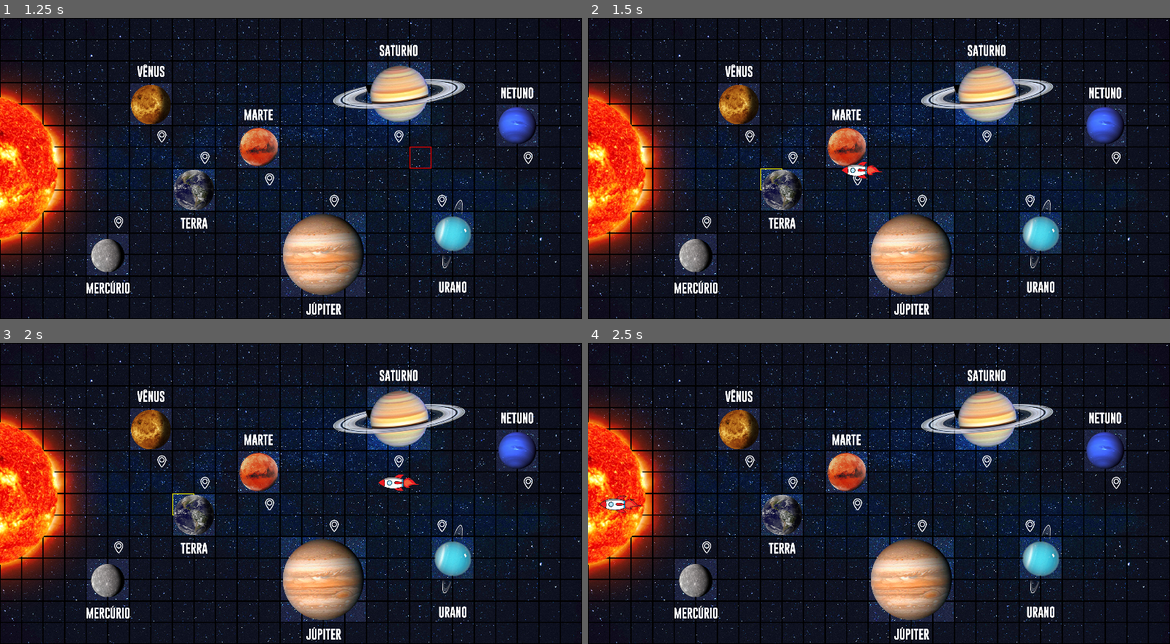
Above: before the commit, frames 1-4 (two rows, left to right).
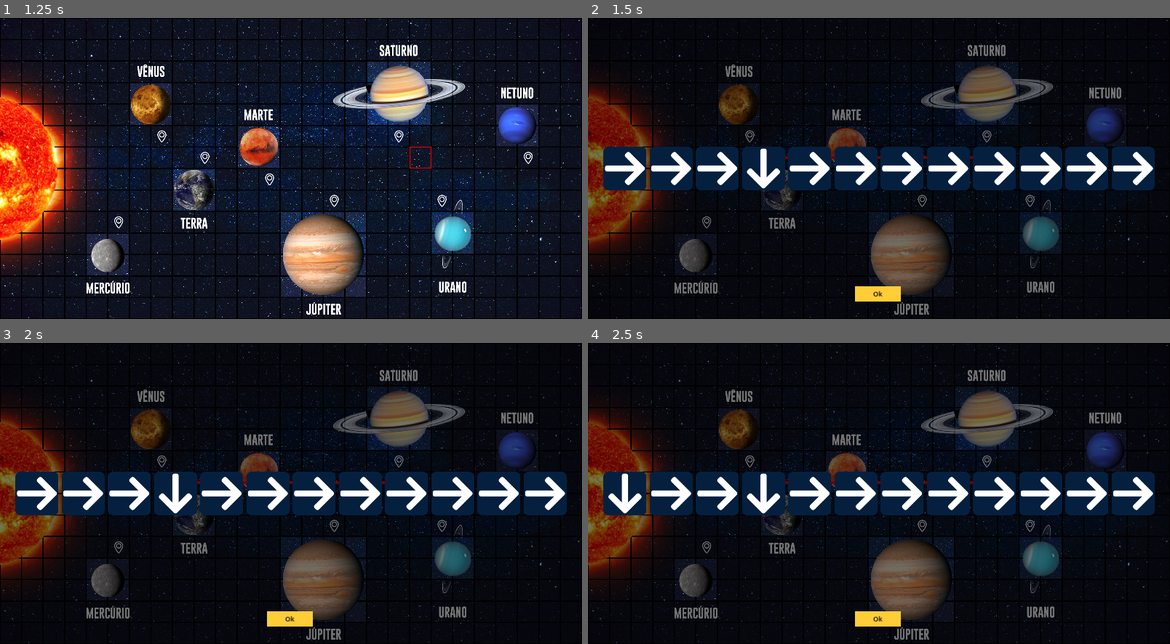
Above: after the commit, the same moments.

Repository: Equiel-1703/jogo-ExpPC
Game: Godot game, scene res://scenes/main.tscn
Same seed, same stepped clock (60 frames per second), same inputs: the game is played once before the commit and once after it.
Inputs (mouse positions are in pixels of both pictures, inside the frame that each line leads up to):
- Up to frame 1 (1.25 s): tap Enter at 0.5 s; move the mouse to (419, 153) at 0.52 s; press the mouse at (419, 153) at 0.53 s
- Up to frame 2 (1.5 s): tap Space at 1.25 s; move the mouse to (762, 183) at 1.27 s; release the mouse at (762, 183) at 1.28 s; click (762, 183) at 1.35 s
- Up to frame 3 (2 s): no input
- Up to frame 4 (2.5 s): click (622, 493) at 2.02 s

Frame 1 is identical in both runs. In frame 2, 36% of the frame differs, in the area x 0-100%, y 0-100%; in frame 3, 36%; in frame 4, 36%.

Commit message:
Fixed bugs in main_map and criar_path

Diff:
--- a/project.godot
+++ b/project.godot
@@ -12,7 +12,7 @@
 
 config/name="atividade-1-ExpPC"
 run/main_scene="res://scenes/main.tscn"
-config/features=PackedStringArray("4.1", "Mobile")
+config/features=PackedStringArray("4.2", "Mobile")
 config/icon="res://icon.svg"
 
 [autoload]
--- a/scenes/criar_path.tscn
+++ b/scenes/criar_path.tscn
@@ -1,6 +1,9 @@
-[gd_scene load_steps=2 format=3 uid="uid://cig2gpf3kuqkq"]
+[gd_scene load_steps=3 format=3 uid="uid://cig2gpf3kuqkq"]
 
 [ext_resource type="Script" path="res://scripts/criar_path.gd" id="1_xtxpk"]
+
+[sub_resource type="StyleBoxFlat" id="StyleBoxFlat_n3fof"]
+bg_color = Color(1, 0.805, 0.22, 1)
 
 [node name="CriarPath" type="Control"]
 layout_mode = 3
@@ -11,11 +14,35 @@
 grow_vertical = 2
 script = ExtResource("1_xtxpk")
 
+[node name="BG" type="ColorRect" parent="."]
+layout_mode = 0
+offset_right = 1890.0
+offset_bottom = 980.0
+color = Color(0, 0, 0, 0.54902)
+
 [node name="CenterContainer" type="CenterContainer" parent="."]
 layout_mode = 0
 offset_right = 1890.0
 offset_bottom = 980.0
 
-[node name="HBoxContainer" type="HBoxContainer" parent="CenterContainer"]
+[node name="PathButtons" type="HFlowContainer" parent="CenterContainer"]
 unique_name_in_owner = true
+custom_minimum_size = Vector2(1800, 0)
 layout_mode = 2
+theme_override_constants/h_separation = 10
+theme_override_constants/v_separation = 10
+alignment = 1
+
+[node name="Ok" type="Button" parent="."]
+custom_minimum_size = Vector2(150, 50)
+layout_mode = 2
+offset_left = 866.0
+offset_top = 873.0
+offset_right = 1016.0
+offset_bottom = 923.0
+theme_override_colors/font_color = Color(0, 0, 0, 1)
+theme_override_font_sizes/font_size = 22
+theme_override_styles/normal = SubResource("StyleBoxFlat_n3fof")
+text = "Ok"
+
+[connection signal="pressed" from="Ok" to="." method="_on_ok_pressed"]
--- a/scenes/main.tscn
+++ b/scenes/main.tscn
@@ -8,6 +8,7 @@
 [ext_resource type="Script" path="res://scripts/rocket.gd" id="6_42yqi"]
 [ext_resource type="Texture2D" uid="uid://bmjnhcqpa4h1g" path="res://res/MAPA_JOGO_OV.png" id="6_qi3it"]
 [ext_resource type="Texture2D" uid="uid://b6xc8csuuhutd" path="res://res/MAPA_JOGO.jpg" id="7_qtrjm"]
+[ext_resource type="PackedScene" uid="uid://cig2gpf3kuqkq" path="res://scenes/criar_path.tscn" id="9_qgmui"]
 
 [sub_resource type="TileSetAtlasSource" id="TileSetAtlasSource_s07oj"]
 texture = ExtResource("1_mv3ls")
@@ -39,21 +40,9 @@
 [node name="MainMap" type="TileMap" parent="."]
 unique_name_in_owner = true
 tile_set = SubResource("TileSet_ushug")
-cell_quadrant_size = 70
+rendering_quadrant_size = 70
 format = 2
-layer_1/name = ""
-layer_1/enabled = true
-layer_1/modulate = Color(1, 1, 1, 1)
-layer_1/y_sort_enabled = false
-layer_1/y_sort_origin = 0
-layer_1/z_index = 0
 layer_1/tile_data = PackedInt32Array()
-layer_2/name = ""
-layer_2/enabled = true
-layer_2/modulate = Color(1, 1, 1, 1)
-layer_2/y_sort_enabled = false
-layer_2/y_sort_origin = 0
-layer_2/z_index = 0
 layer_2/tile_data = PackedInt32Array()
 script = ExtResource("4_kdbj8")
 
@@ -74,3 +63,8 @@
 scale = Vector2(0.8, 0.8)
 texture = ExtResource("5_mjr6l")
 script = ExtResource("6_42yqi")
+
+[node name="CanvasLayer" type="CanvasLayer" parent="."]
+
+[node name="CriarPath" parent="CanvasLayer" instance=ExtResource("9_qgmui")]
+unique_name_in_owner = true
--- a/scripts/criar_path.gd
+++ b/scripts/criar_path.gd
@@ -1,16 +1,45 @@
 extends Control
 
+signal player_path_done(player_path: Array)
+
+var direction_button: PackedScene
+var path_commands_answer: Array
+
 func _ready():
-	# Load button scene
-	var button = preload("res://scenes/direction_button.tscn")
+	# Load direction_button scene
+	direction_button = preload("res://scenes/direction_button.tscn")
 
-	# Add button to the VBoxContainer
-	%HBoxContainer.add_child(button.instantiate())
+	# Hide the menu
+	self.visible = false
 
-func load_buttons(path_commands_answer: Array):
-	var button = preload("res://scenes/direction_button.tscn")
+	# # make test answer array (for debug purposes only)
+	# path_commands_answer = [PathProcessor.MOVES.UP, PathProcessor.MOVES.RIGHT, PathProcessor.MOVES.DOWN, PathProcessor.MOVES.LEFT]
+	# show_path_menu(path_commands_answer)
 
+func _load_buttons():
 	for i in range(path_commands_answer.size()):
-		var button_instance = button.instance()
-		button_instance.set_text(path_commands_answer[i])
-		%HBoxContainer.add_child(button_instance)
+		%PathButtons.add_child(direction_button.instantiate())
+
+func show_path_menu(answer: Array):
+	path_commands_answer = answer
+
+	_load_buttons()
+	self.visible = true
+
+func _on_ok_pressed():
+	self.visible = false
+
+	var player_path = []
+	for child in %PathButtons.get_children():
+		var direction = child.button_direction
+		player_path.append(direction)
+
+	# Clear the buttons
+	for child in %PathButtons.get_children():
+		child.queue_free()
+
+	self.visible = false
+
+	print("+ Player path:")
+	PathProcessor.print_moves(player_path)
+	player_path_done.emit(player_path)
--- a/scripts/direction_button.gd
+++ b/scripts/direction_button.gd
@@ -1,11 +1,12 @@
 extends TextureButton
 
-@export var path_direction: PathProcessor.MOVES = PathProcessor.MOVES.RIGHT
+@export var button_direction: PathProcessor.MOVES = PathProcessor.MOVES.RIGHT
 
 func _ready():
 	self.pivot_offset = Vector2(self.size.x / 2, self.size.y / 2)
 
 func _on_pressed():
 	self.rotation_degrees += 90
-	self.path_direction = (self.path_direction + 1) % PathProcessor.MOVES.size() as PathProcessor.MOVES
-	PathProcessor.print_move(self.path_direction)
+	self.button_direction = (self.button_direction + 1) % PathProcessor.MOVES.size() as PathProcessor.MOVES
+	# Used for debugging
+	# PathProcessor.print_move(self.button_direction)
--- a/scripts/main_map.gd
+++ b/scripts/main_map.gd
@@ -14,6 +14,7 @@
 const id_active_selection_tile = 3
 
 var draw_state: bool = false
+var movement_enabled: bool = true
 var path_commands_answer: Array = []
 
 func _ready():
@@ -23,6 +24,11 @@
 		for x in map_w:
 			set_cell(layer_grid, Vector2(x, y), id_grid_tile, Vector2.ZERO)
 
+	# Connect Rocket signal
+	%Rocket.move_completed.connect(_on_move_completed)
+	# Connect CriarPath signal
+	%CriarPath.player_path_done.connect(_on_player_path_done)
+
 var mouse_coord: Vector2 = Vector2.ZERO
 var last_mouse_coord: Vector2 = Vector2.ZERO
 var line_from: Vector2 = Vector2.ZERO
@@ -30,6 +36,9 @@
 func _process(_delta):
 	if not draw_state:
 		erase_selection_map()
+
+	if not movement_enabled:
+		return
 
 	mouse_coord = local_to_map(get_local_mouse_position())
 
@@ -40,11 +49,11 @@
 		# Mark on map origin point
 		set_cell(layer_active_selection, mouse_coord, id_active_selection_tile, Vector2.ZERO)
 		%PathLine.clear_points()
+		path_commands_answer.clear()
 
 		line_from = map_to_local(mouse_coord)
 		last_mouse_coord = line_from
 		%PathLine.add_point(line_from)
-		path_commands_answer.clear()
 
 	if Input.is_action_pressed("LeftClick"):
 		mouse_coord = map_to_local(mouse_coord)
@@ -122,12 +131,31 @@
 
 	if Input.is_action_just_released("LeftClick"):
 		draw_state = false
+
+		print("+ Answer: ")
 		PathProcessor.print_moves(path_commands_answer)
-		%Rocket.set_start_position(line_from)
-		%Rocket.execute_move_commands(path_commands_answer)
-		await %Rocket.move_completed
-		path_commands_answer.clear()
-		print("Path completed")
+
+		%CriarPath.show_path_menu(path_commands_answer)
+		movement_enabled = false
+
+
+# Emmited by the CriarPath screen, when the player has finished creating the path
+func _on_player_path_done(answer):
+	# For debugging purposes only
+	print("Player answer: " + str(answer))
+	print("Correct answer: " + str(path_commands_answer))
+
+	if answer == path_commands_answer:
+		print("CORRETO")
+	else:
+		print("ERRADO")
+
+	%Rocket.set_start_position(line_from)
+	%Rocket.execute_move_commands(answer.duplicate())
+
+# Emmited by the Rocket node
+func _on_move_completed():
+	movement_enabled = true
 
 func erase_selection_map():
 	for y in map_h:
Not shown: 1 places in scenes/main.tscn that only renumber resources
